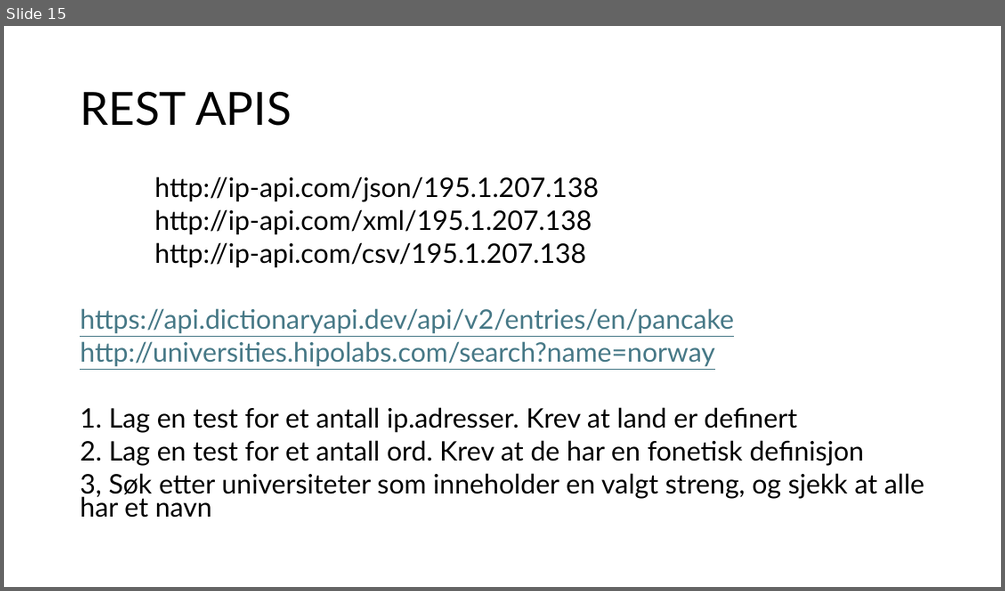
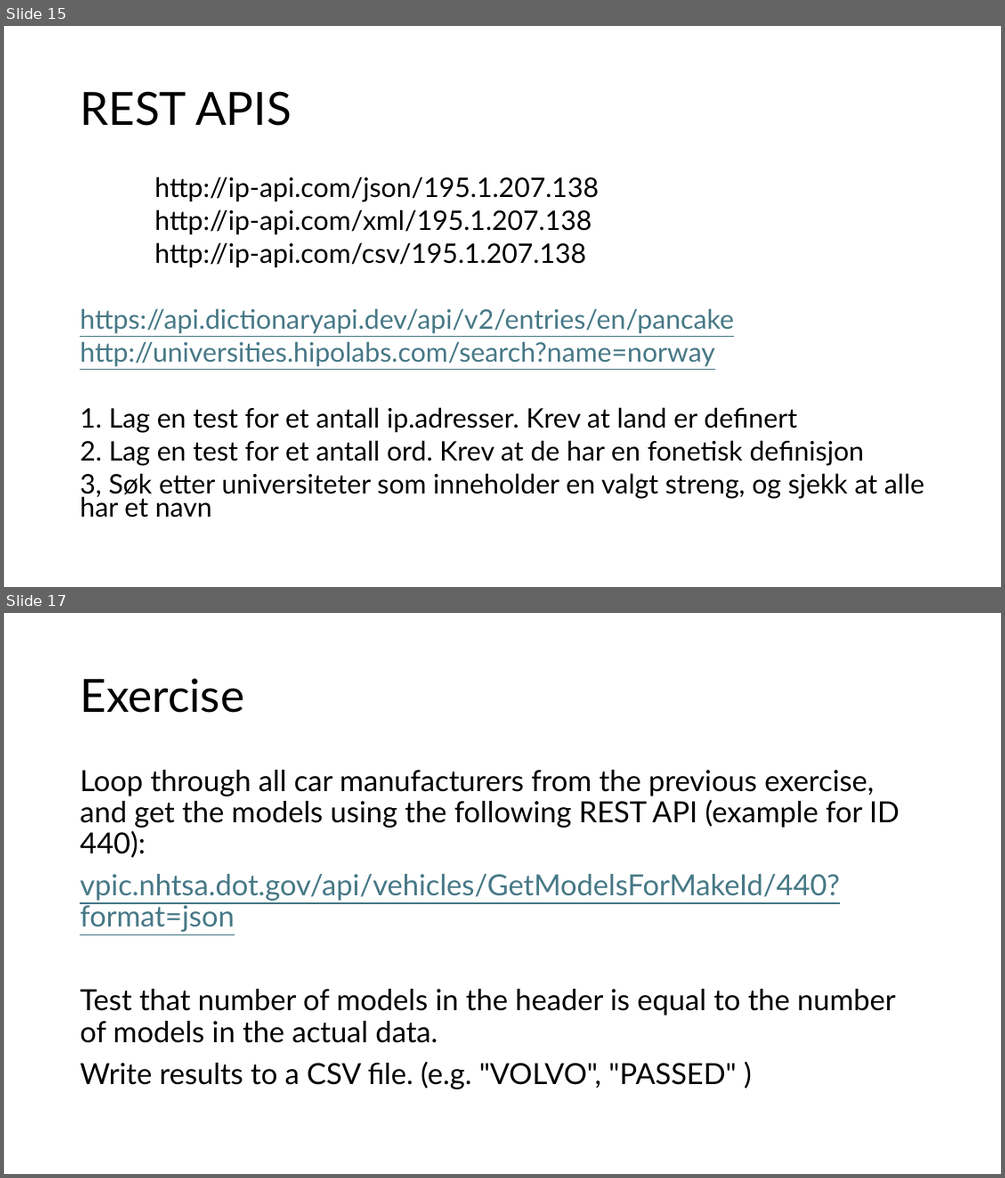
Before and after one commit to BjarneHelgesen/PythonForTestere, a slide deck: PythonForTestere.pptx. Shown one above the other, each under a label of ours: slide 15 before the commit, slides 15 and 17 after it; the slides between them are not shown. The pictures are 1005x591 and 1005x1178 pixels, drawn with LibreOffice and Linux fonts; fonts in the diff are those of the drawing. Boxes give left, top, right and bottom in pixels: in the first picture for what was removed or moved away, otherwise in the second. Text is boxed around its words. In the diff, an @@ line names an element or a change of style, - is before the commit and + after.

```diff
--- a/PythonForTestere.pptx
+++ b/PythonForTestere.pptx
@@ slide 17 added at [4, 613, 1001, 1174], background #FFFFFF at 10% opacity @@
@@ title added at [80, 678, 244, 713], 44 pt, text #000000 @@
+Exercise
@@ text added at [80, 770, 899, 1089], 28 pt, text #000000 @@
+Loop through all car manufacturers from the previous exercise, and get the models using the following REST API (example for ID 440):
+vpic.nhtsa.dot.gov/api/vehicles/GetModelsForMakeId/440?format=json
+Test that number of models in the header is equal to the number of models in the actual data.
+Write results to a CSV file. (e.g. "VOLVO", "PASSED" )
```
Also in this commit, not shown: 1 slide changed.
